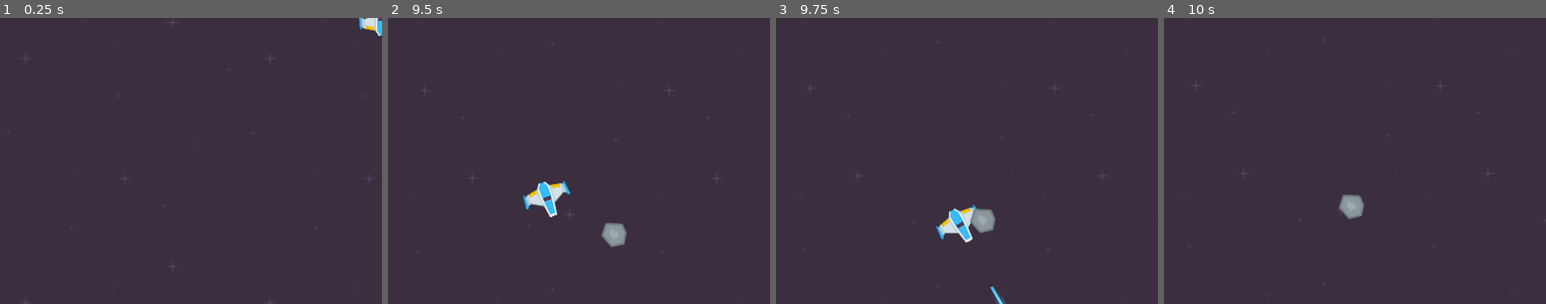
Above: before the commit, frames 1-4 (left to right).
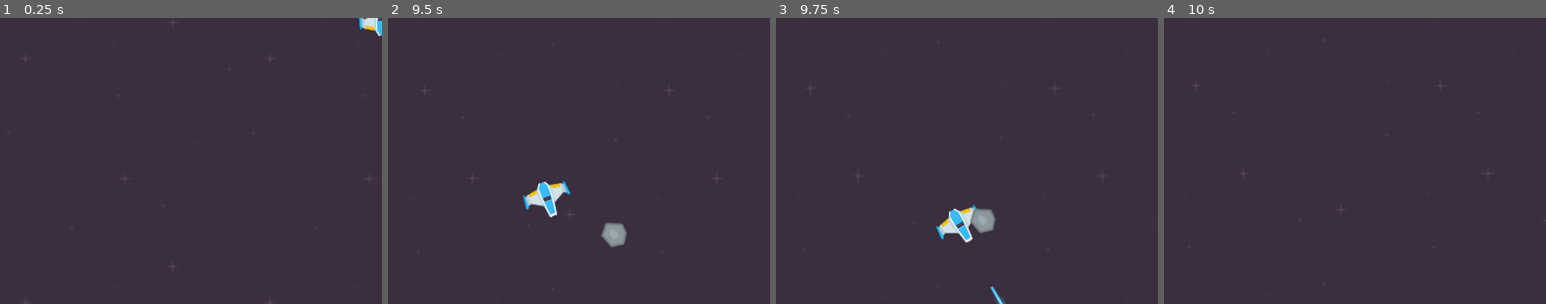
Above: after the commit, the same moments.

Repository: nicognito/game-a-week-001
Game: Godot game, scene res://scenes/level.tscn
Two runs of this game, one before a commit and one after it. Both use one fixed random seed, a clock stepped at 60 frames per second and the inputs below.
Inputs:
- Up to frame 1 (0.25 s): no input
- Up to frame 2 (9.5 s): tap Enter at 0.5 s; hold D (turn_right) 0.53-1.28 s; tap Space (fire) every 0.75 s from 0.6 to 8.85 s; hold S (move_back) 1.28-2.03 s; hold D (turn_right) 2.03-2.78 s; hold W (move_forward) 2.78-3.53 s; hold A (turn_left) 3.53-5.03 s; hold S (move_back) 5.03-5.78 s; hold D (turn_right) 5.78-6.53 s; hold W (move_forward) 6.53-7.28 s; hold D (turn_right) 7.28-8.03 s; hold S (move_back) 8.03-8.78 s; hold A (turn_left) from 8.78 s (still down)
- Up to frame 3 (9.75 s): release A (turn_left) at 9.53 s; hold W (move_forward) from 9.53 s (still down); tap Space (fire) at 9.6 s
- Up to frame 4 (10 s): keep holding W (move_forward)
The pictures show only the part of the screen within x 0-50%, y 50-100%; the shares and areas given below are measured in that part.

Frames 1-3 are identical in both runs. In frame 4, 0.4% of the frame differs, in the area x 45-53%, y 61-71%.

Commit message:
Destroy meteors when player collides with them
Also:
- Make laser hit box bigger.

Diff:
--- a/scenes/laser.tscn
+++ b/scenes/laser.tscn
@@ -4,7 +4,7 @@
 [ext_resource type="Script" path="res://scripts/laser.gd" id="1_ksv05"]
 
 [sub_resource type="CapsuleShape2D" id="CapsuleShape2D_ujaj6"]
-radius = 5.0
+radius = 7.0
 height = 18.0
 
 [node name="Laser" type="Area2D"]
--- a/scripts/meteor.gd
+++ b/scripts/meteor.gd
@@ -53,6 +53,7 @@
 func _on_body_entered(body):
 	if body is Player:
 		body.die()
+		queue_free()
 
 
 func _on_area_entered(area):
